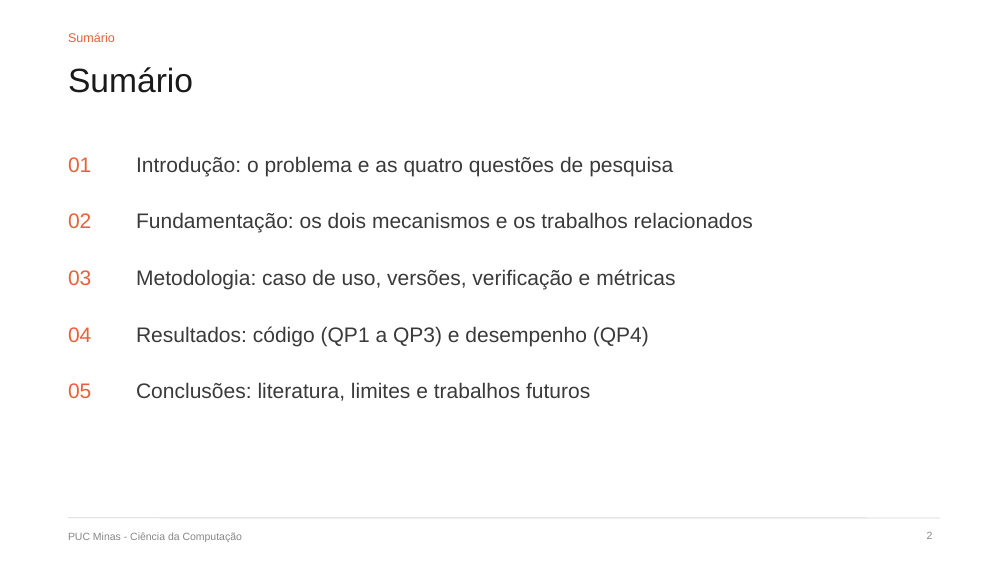
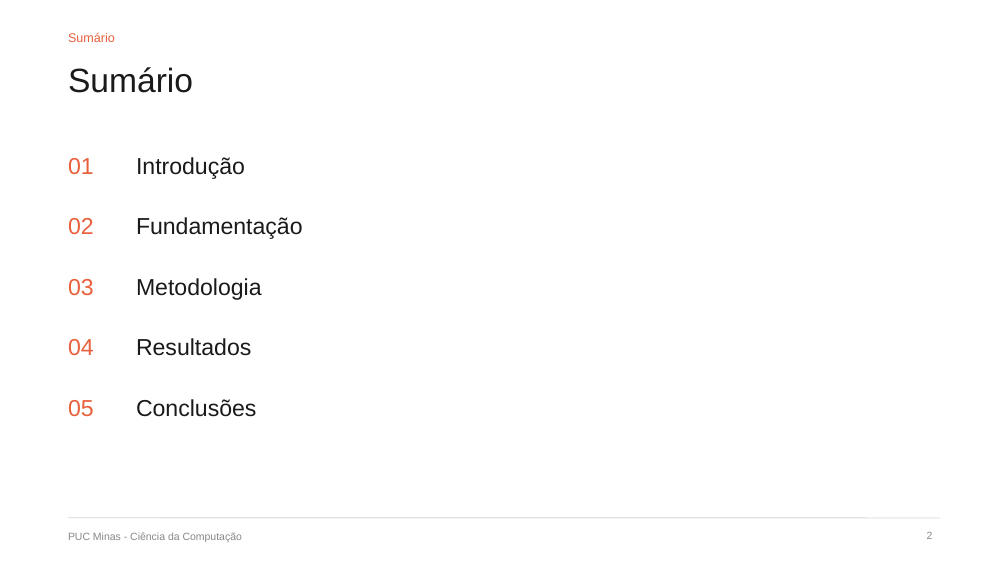
Before and after one commit to DiegoMarchioni/TCC, a slide deck: slide 2 of apresentacao/dissertacao/defesa.pptx. Drawn at 1008x567 pixels with LibreOffice and Linux fonts; fonts in the diff are those of the drawing. Boxes give left, top, right and bottom in pixels: in the first picture for what was removed or moved away, otherwise in the second. Text is boxed around its words. In the diff, an @@ line names an element or a change of style, - is before the commit and + after.

```diff
--- a/apresentacao/dissertacao/defesa.pptx
+++ b/apresentacao/dissertacao/defesa.pptx
@@ text at [136,157,245,179]: text changed; size 20 to 22 pt; text colour #3A3A3A to #1A1A1A @@
-Introdução: o problema e as quatro questões de pesquisa
+Introdução
@@ text at [136,217,303,239]: text changed; size 20 to 22 pt; text colour #3A3A3A to #1A1A1A @@
-Fundamentação: os dois mecanismos e os trabalhos relacionados
+Fundamentação
@@ text "03": place and size @@
-text "03" at [68,270,91,285]
+text "03" at [68,279,94,295]
@@ text at [136,278,262,300]: text changed; size 20 to 22 pt; text colour #3A3A3A to #1A1A1A @@
-Metodologia: caso de uso, versões, verificação e métricas
+Metodologia
@@ text "04": place and size @@
-text "04" at [68,327,91,342]
+text "04" at [68,339,94,355]
@@ text at [136,338,251,356]: text changed; size 20 to 22 pt; text colour #3A3A3A to #1A1A1A @@
-Resultados: código (QP1 a QP3) e desempenho (QP4)
+Resultados
@@ size 20 to 22 pt in 5 elements at [68,158,94,174], [68,218,94,234], [68,279,94,295], [68,339,94,355], [68,400,94,416] @@
@@ text "05": place and size @@
-text "05" at [68,383,91,398]
+text "05" at [68,400,94,416]
@@ text at [136,399,256,417]: text changed; size 20 to 22 pt; text colour #3A3A3A to #1A1A1A @@
-Conclusões: literatura, limites e trabalhos futuros
+Conclusões
```
Also in this commit, not shown: 21 other slides changed, 3 slides added, 5 slides removed, 3 other files.
